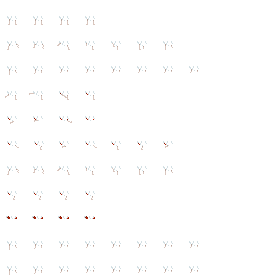
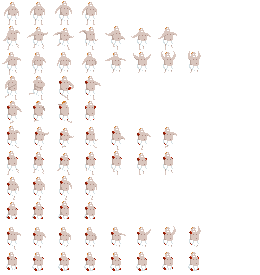
Two versions of the same layered image (260 x 275). Layer-by-layer changes:
renamed "Layer 57" to "Layer 96", painted on it over (x1=188, y1=252, x2=199, y2=273)
renamed "Layer 56" to "Layer 95", painted on it over (x1=162, y1=252, x2=173, y2=273)
renamed "Layer 55" to "Layer 94", painted on it over (x1=136, y1=252, x2=147, y2=273)
renamed "Layer 54" to "Layer 93", painted on it over (x1=110, y1=252, x2=121, y2=273)
renamed "Layer 49" to "Layer 104", painted on it over (x1=189, y1=226, x2=201, y2=248)
renamed "Layer 48" to "Layer 103", painted on it over (x1=163, y1=226, x2=176, y2=248)
renamed "Layer 47" to "Layer 102", painted on it over (x1=137, y1=227, x2=151, y2=248)
renamed "Layer 46" to "Layer 101", painted on it over (x1=111, y1=227, x2=126, y2=248)
renamed "Layer 45" to "Layer 100", painted on it over (x1=85, y1=227, x2=97, y2=248)
renamed "Layer 44" to "Layer 99", painted on it over (x1=59, y1=227, x2=71, y2=248)
renamed "Layer 43" to "Layer 98", painted on it over (x1=33, y1=227, x2=46, y2=249)
renamed "Layer 42" to "Layer 97", painted on it over (x1=7, y1=227, x2=21, y2=250)
renamed "Layer 53" to "Layer 92", moved it above "Layer 91", painted on it over (x1=84, y1=252, x2=96, y2=273)
renamed "Layer 52" to "Layer 91", moved it above "Layer 90", painted on it over (x1=58, y1=252, x2=70, y2=273)
renamed "Layer 51" to "Layer 90", moved it above "Layer 89", painted on it over (x1=32, y1=252, x2=44, y2=274)
renamed "Layer 50" to "Layer 89", moved it above "Layer 80", painted on it over (x1=6, y1=252, x2=17, y2=275)
